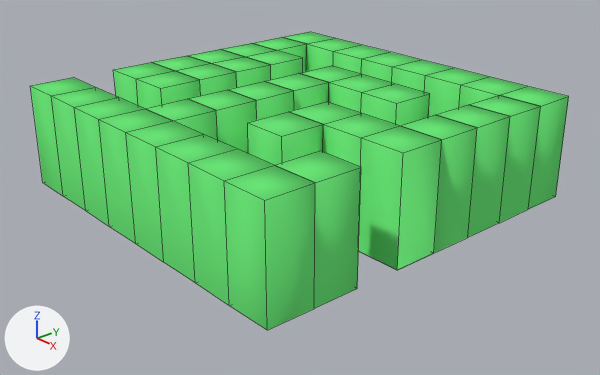
What one commit did to the Blender file Assets/BasicMaze.blend.
The view is the same before and after, from a 50 mm camera at (12.8, -10.97, 7.23) aimed at (0.37, -0.16, 0.22). The axes (+X, +Y, +Z) are drawn at lower left. The lights are the same throughout. Mesh edges are drawn as thin lines.
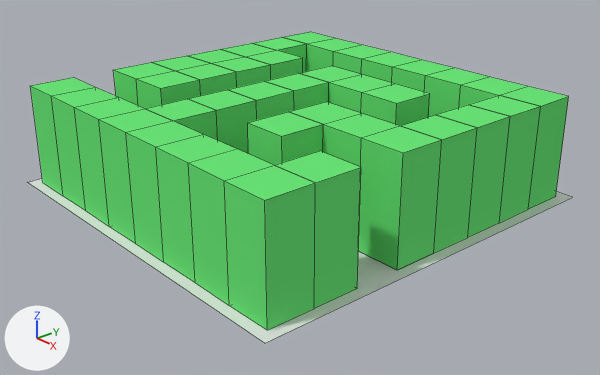
Location of each change, [x1, y1, x2, y2] in pixels of the pictures (600 x 375 px):
```json
{"object": "Plane.001", "change": "added", "after": [28, 179, 572, 343]}
{"part": 1, "of": "me_plane", "change": "shading changed", "before": [30, 32, 569, 330], "after": [30, 32, 569, 330]}
```

The change, as JSON lines over the scene's bpy script:
```json
{"block": "me_plane", "where": "me_plane.from_pydata(...)  # 261 vertices, 220 faces; spans x -1.0..1.0, y -1.0..1.0, z 0.0..0.56"}
{"block": "me_plane", "where": "# used by ob_plane; location = (0.0, 0.0, 0.0); scale = (4.0, 4.0, 4.0)"}
{"block": "me_plane", "change": "me_plane part 1: all faces are now shaded flat (220 of 220 changed)"}
{"op": "add", "block": "me_plane_001", "code": ["me_plane_001 = bpy.data.meshes.new('Plane.001')", "me_plane_001.from_pydata([(1.0, -1.0, 0.0), (-1.0, -1.0, 0.0), (1.0, 1.0, 0.0), (-1.0, 1.0, 0.0)], [], [(1, 0, 2, 3)])"]}
{"op": "add", "block": "ob_plane_001", "code": ["ob_plane_001 = bpy.data.objects.new('Plane.001', me_plane_001)", "ob_plane_001.location = (0.0, 0.0, 0.0)", "ob_plane_001.scale = (4.26, 4.26, 4.26)"]}
```
